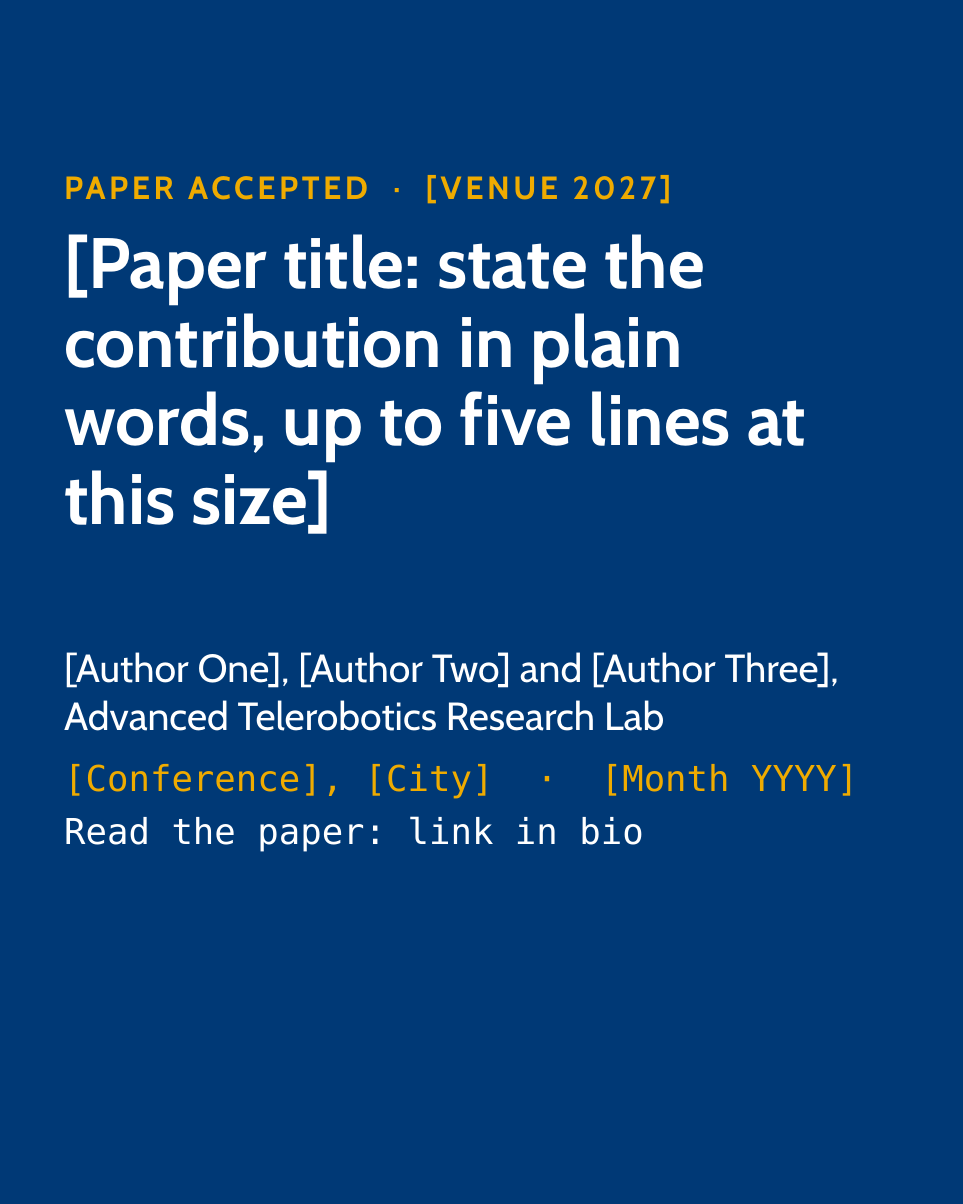
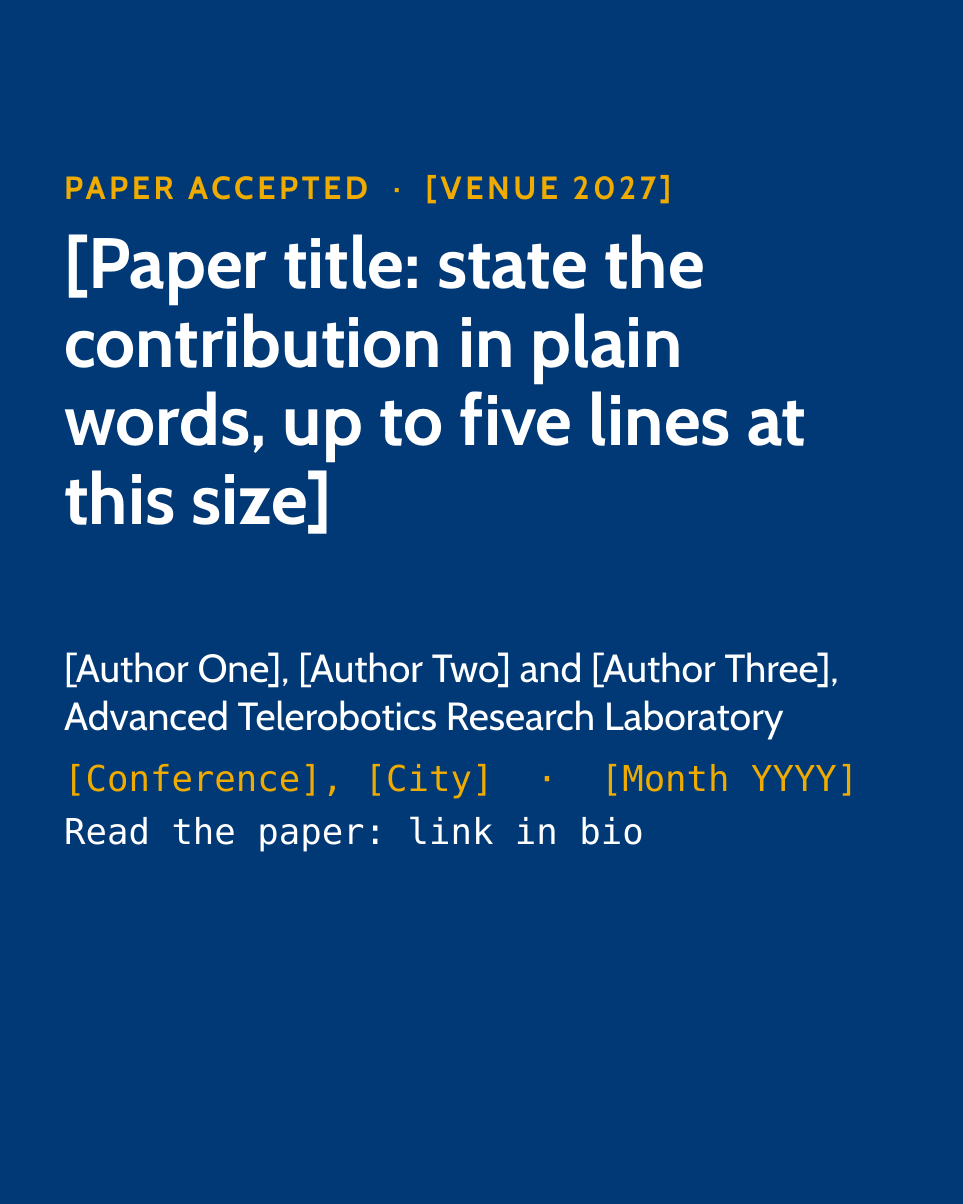
Before and after one commit to ATR-Lab/atr-lab-design-skill, a slide deck: slide 3 of atr-lab-design/assets/templates/social/ATR-Social-Portrait-1080x1350.pptx. Drawn at 963x1204 pixels with LibreOffice and Linux fonts; fonts in the diff are those of the drawing; background and template pictures are left out. Boxes give left, top, right and bottom in pixels: in the first picture for what was removed or moved away, otherwise in the second. Text is boxed around its words. In the diff, an @@ line names an element or a change of style, - is before the commit and + after.

```diff
--- a/atr-lab-design/assets/templates/social/ATR-Social-Portrait-1080x1350.pptx
+++ b/atr-lab-design/assets/templates/social/ATR-Social-Portrait-1080x1350.pptx
@@ text at (64,652,839,740): text changed @@
-[Author One], [Author Two] and [Author Three], Advanced Telerobotics Research Lab
+[Author One], [Author Two] and [Author Three], Advanced Telerobotics Research Laboratory
```
Also in this commit, not shown: 3 other slides changed, 57 other files.
